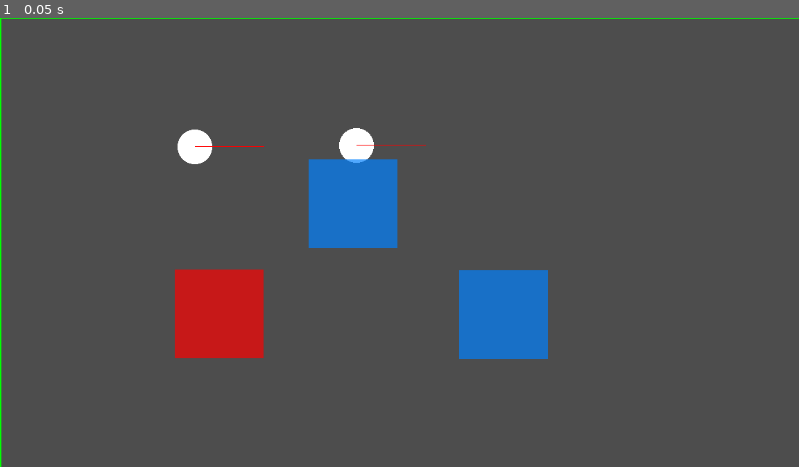
Above: before the commit, frame 1.
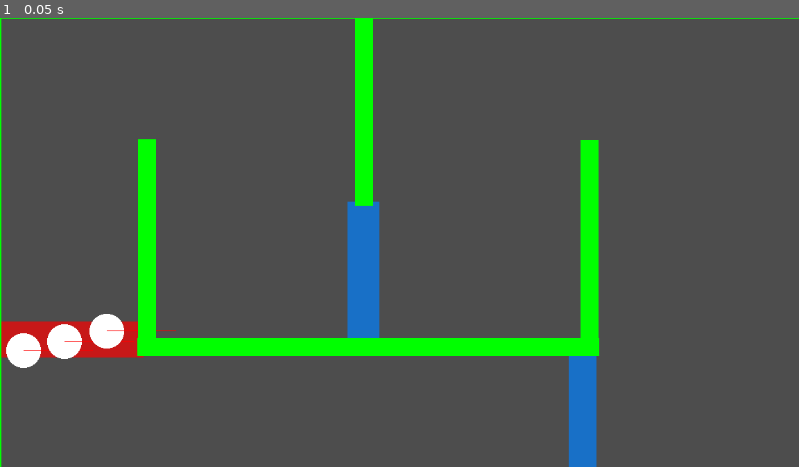
Above: after the commit, the same moment.

Repository: pgrenon1/champain
Game: Godot game, scene res://assets/scenes/race_1.tscn
Two runs of this game, one before a commit and one after it. Both use one fixed random seed, a clock stepped at 60 frames per second and the inputs below.
Inputs:
- Up to frame 1 (0.05 s): no input

The runs differ from the first frame. In frame 1, 14% of the frame differs, in the area x 0-76%, y 0-100%.

Commit message:
First race!

Diff:
--- a/godot/champain/assets/scenes/race_1.tscn
+++ b/godot/champain/assets/scenes/race_1.tscn
@@ -4,22 +4,61 @@
 [ext_resource type="PackedScene" uid="uid://bhcrpvvrss881" path="res://assets/scenes/rectangle_wall.tscn" id="2_1eklx"]
 [ext_resource type="Texture2D" uid="uid://vtlesceds08y" path="res://assets/graphics/ray.png" id="2_g5hhv"]
 [ext_resource type="PackedScene" uid="uid://0uvlnkkx62ml" path="res://assets/scenes/race_finish.tscn" id="3_4u852"]
-[ext_resource type="PackedScene" uid="uid://dvgxpenu61vuv" path="res://assets/scenes/controllers.tscn" id="3_5xpd2"]
+[ext_resource type="PackedScene" path="res://assets/scenes/controllers.tscn" id="3_5xpd2"]
 [ext_resource type="PackedScene" uid="uid://boyg2fihjlwv0" path="res://assets/scenes/race_checkpoint.tscn" id="3_xvbif"]
 
 [node name="Race1" type="Node2D"]
 
+[node name="RaceFinish" parent="." instance=ExtResource("3_4u852")]
+position = Vector2(99, 464)
+scale = Vector2(1.68, 0.4)
+
+[node name="RaceCheckpoint" parent="." instance=ExtResource("3_xvbif")]
+position = Vector2(524, 367)
+scale = Vector2(0.36, 1.6)
+
+[node name="RaceCheckpoint2" parent="." instance=ExtResource("3_xvbif")]
+position = Vector2(840, 586)
+scale = Vector2(0.32, 1.56)
+
 [node name="Player" parent="." instance=ExtResource("1_6nthd")]
-position = Vector2(281, 186)
-use_mouse = true
+position = Vector2(34, 480)
 
 [node name="debug" type="Sprite2D" parent="Player"]
+texture = ExtResource("2_g5hhv")
+offset = Vector2(50, 0)
+
+[node name="Player2" parent="." instance=ExtResource("1_6nthd")]
+position = Vector2(93, 467)
+player_id = 1
+
+[node name="debug" type="Sprite2D" parent="Player2"]
+texture = ExtResource("2_g5hhv")
+offset = Vector2(50, 0)
+
+[node name="Player3" parent="." instance=ExtResource("1_6nthd")]
+position = Vector2(154, 452)
+player_id = 2
+
+[node name="debug" type="Sprite2D" parent="Player3"]
 texture = ExtResource("2_g5hhv")
 offset = Vector2(50, 0)
 
 [node name="RectangleWall" parent="." instance=ExtResource("2_1eklx")]
 position = Vector2(-44, 340)
 scale = Vector2(0.720003, 5.92)
+
+[node name="RectangleWall6" parent="." instance=ExtResource("2_1eklx")]
+position = Vector2(212, 330)
+scale = Vector2(0.200003, 2.4238)
+
+[node name="RectangleWall7" parent="." instance=ExtResource("2_1eklx")]
+position = Vector2(525, 116)
+scale = Vector2(0.200003, 2.4238)
+
+[node name="RectangleWall8" parent="." instance=ExtResource("2_1eklx")]
+position = Vector2(850, 331)
+scale = Vector2(0.200003, 2.4238)
 
 [node name="RectangleWall4" parent="." instance=ExtResource("2_1eklx")]
 position = Vector2(1199, 343)
@@ -29,25 +68,12 @@
 position = Vector2(582, 686)
 scale = Vector2(10.64, 0.56)
 
+[node name="RectangleWall5" parent="." instance=ExtResource("2_1eklx")]
+position = Vector2(531, 475)
+scale = Vector2(5.2, 0.2)
+
 [node name="RectangleWall3" parent="." instance=ExtResource("2_1eklx")]
 position = Vector2(562, -35.0001)
 scale = Vector2(10.64, 0.56)
 
-[node name="Player2" parent="." instance=ExtResource("1_6nthd")]
-position = Vector2(514, 184)
-player_id = 1
-
-[node name="debug" type="Sprite2D" parent="Player2"]
-texture = ExtResource("2_g5hhv")
-offset = Vector2(50, 0)
-
-[node name="RaceFinish" parent="." instance=ExtResource("3_4u852")]
-position = Vector2(316, 427)
-
-[node name="RaceCheckpoint" parent="." instance=ExtResource("3_xvbif")]
-position = Vector2(726, 428)
-
-[node name="RaceCheckpoint2" parent="." instance=ExtResource("3_xvbif")]
-position = Vector2(509, 268)
-
 [node name="Controllers" parent="." instance=ExtResource("3_5xpd2")]
